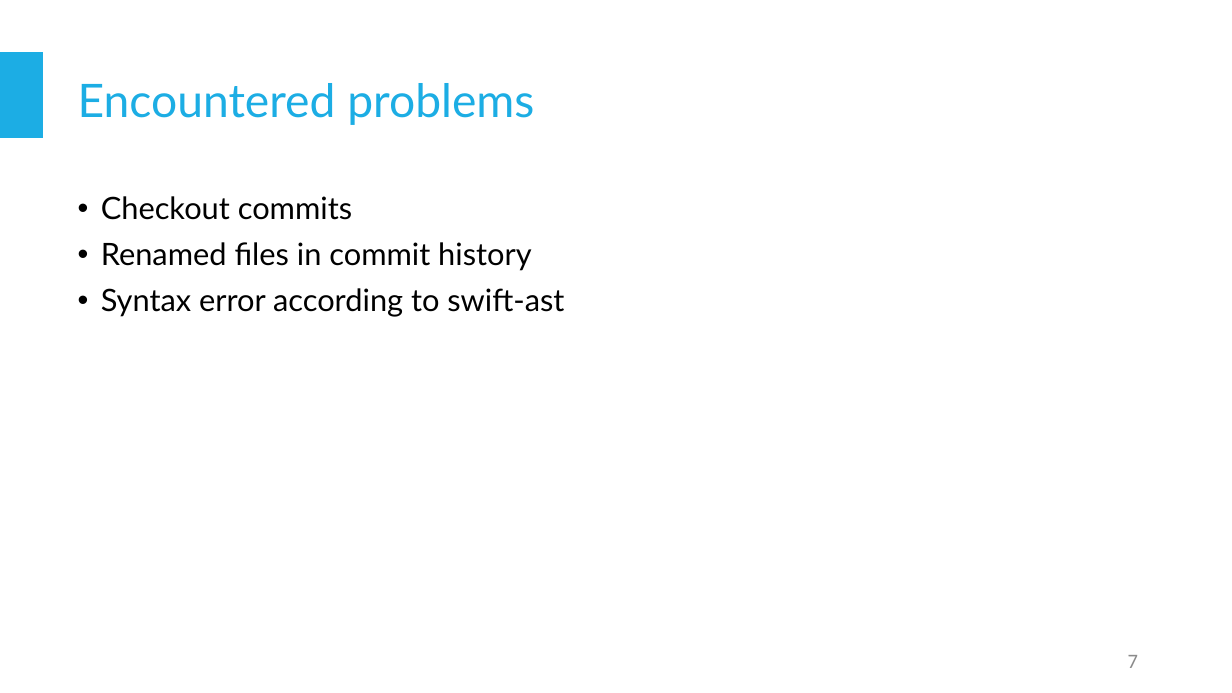
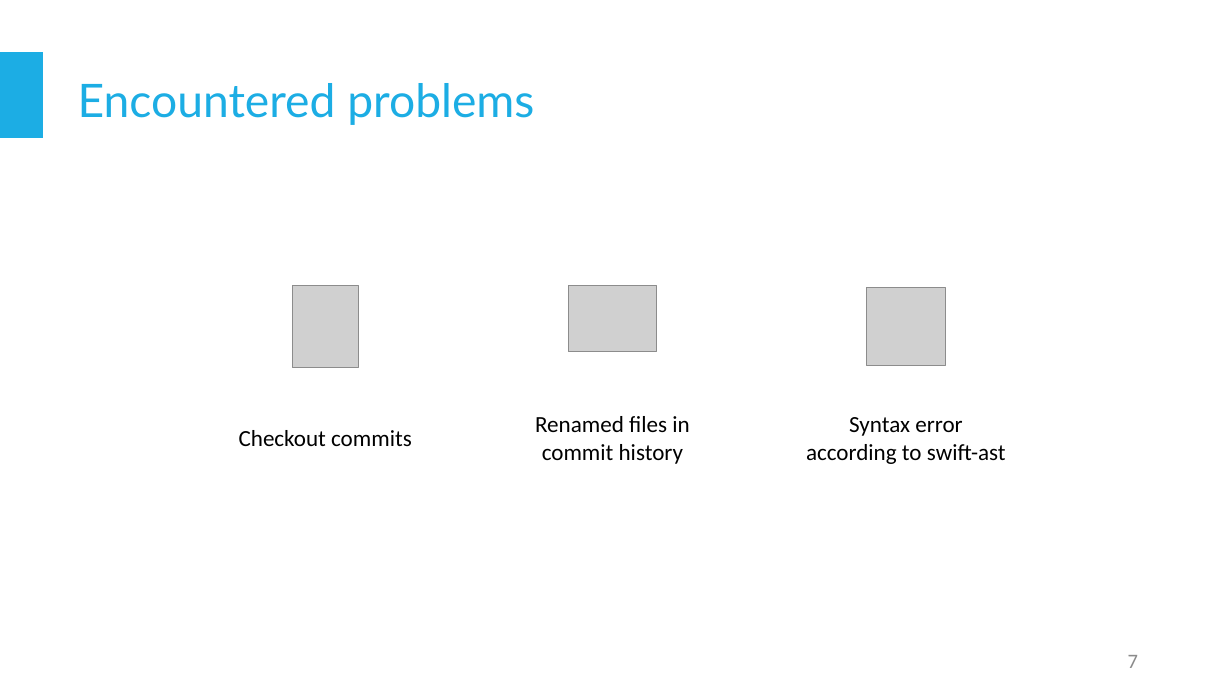
Before and after one commit to staufga0/Pattern-extraction-swift, a slide deck: slide 7 of presentation/Pattern Extraction3.pptx. Drawn at 1232x693 pixels with LibreOffice and Linux fonts; fonts in the diff are those of the drawing; grey boxes stand for pictures. Boxes give left, top, right and bottom in pixels: in the first picture for what was removed or moved away, otherwise in the second. Text is boxed around its words. In the diff, an @@ line names an element or a change of style, - is before the commit and + after.

```diff
--- a/presentation/Pattern Extraction3.pptx
+++ b/presentation/Pattern Extraction3.pptx
@@ text removed at bbox=[101, 196, 564, 317] @@
-• Checkout commits
-• Renamed files in commit history
-• Syntax error according to swift-ast
@@ picture added at bbox=[292, 286, 358, 368] @@
@@ picture added at bbox=[568, 286, 657, 352] @@
@@ picture added at bbox=[867, 287, 945, 366] @@
@@ text added at bbox=[535, 416, 689, 464], 18 pt, text #000000 @@
+Renamed files in commit history
@@ text added at bbox=[806, 417, 1006, 464], 18 pt, text #000000 @@
+Syntax error according to swift-ast
@@ text added at bbox=[239, 430, 412, 446], 18 pt, text #000000 @@
+Checkout commits
```
Also in this commit, not shown: 1 other slide changed.
